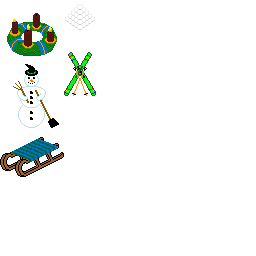
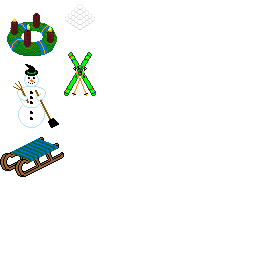
Revision of a layered 256 x 256 image; what changed, layer by layer:
renamed "Adventskranz.png #2" to "Adventskranz.png #1", painted on it over <box>10,21,56,48</box>
